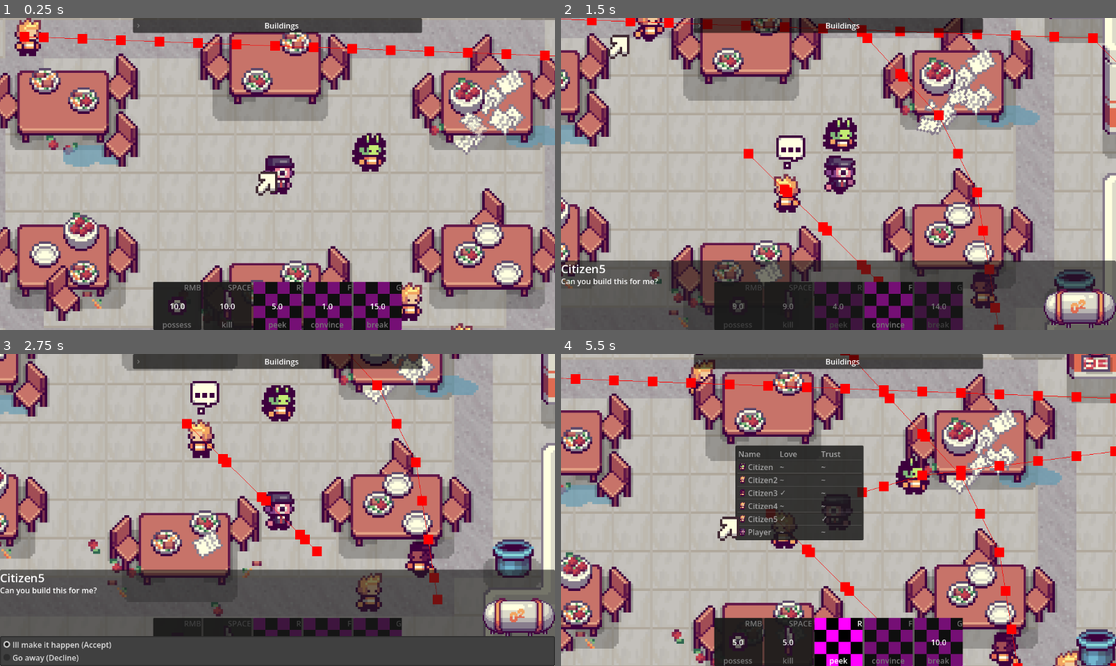
Above: before the commit, frames 1-4 (two rows, left to right).
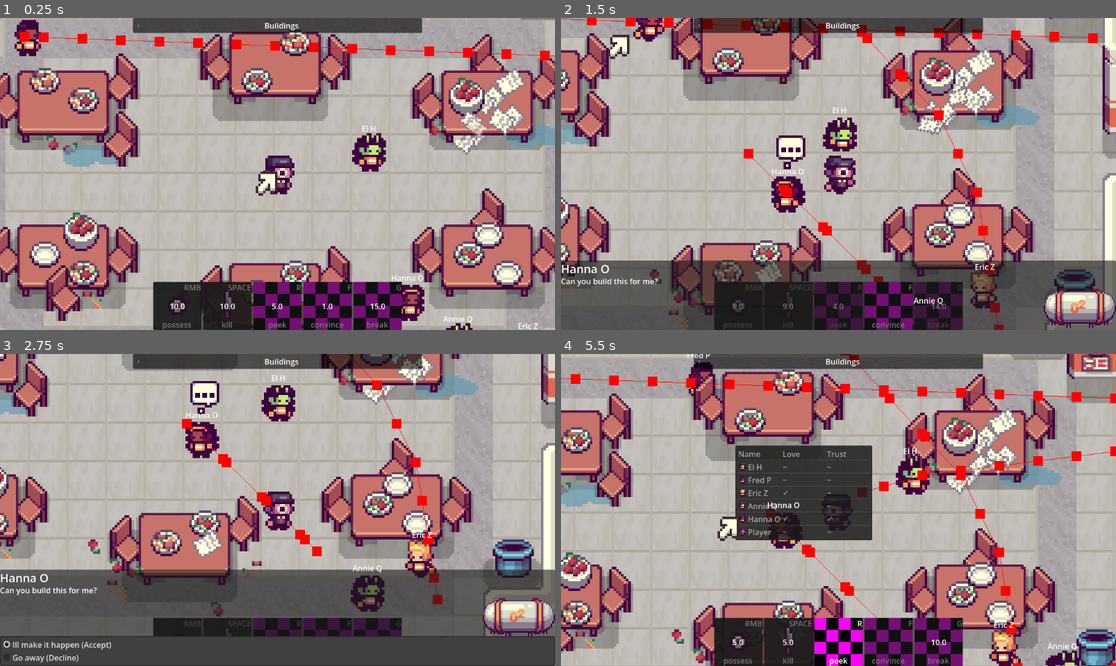
Above: after the commit, the same moments.

Repository: EEGAR1/summer-game-jam
Game: Godot game, scene res://scenes/main.tscn
The game is run twice, just before and just after one commit, with the same random seed, the same clock (stepped at 60 frames per second) and the same inputs. The engine's default icon, where the game draws it, is replaced by a stand-in: a white triangle on a blue panel in a dark square.
Inputs (mouse positions are in pixels of both pictures, inside the frame that each line leads up to):
- Up to frame 1 (0.25 s): no input
- Up to frame 2 (1.5 s): move the mouse to (927, 152) at 0.52 s; hold D (move_right) 0.53-1.28 s; tap G (break) at 0.6 s; move the mouse to (627, 39) at 1.27 s; hold S (move_down) from 1.28 s (still down); tap F (convince) at 1.35 s
- Up to frame 3 (2.75 s): release S (move_down) at 2 s; click "Ill make it happen (Accept)" at 2 s
- Up to frame 4 (5.5 s): click "Ill make it happen (Accept)" at 2.75 s; move the mouse to (982, 559) at 3.52 s; press the mouse at (982, 559) at 3.53 s; hold D (move_right) 3.53-4.28 s; move the mouse to (977, 591) at 4.27 s; release the mouse at (977, 591) at 4.28 s; hold W (move_up) 4.28-5.03 s; right-click (977, 591) at 4.35 s; move the mouse to (733, 519) at 5.02 s; hold A (move_left) from 5.03 s (still down); hold R (peek) from 5.03 s (still down)

The runs differ from the first frame. In frame 1, 0.7% of the frame differs, in the area x 3-97%, y 0-100%; in frame 2, 0.9%; in frame 3, 1.2%; in frame 4, 2.0%, in the area x 22-94%, y 0-100%.

Commit message:
People names

Diff:
--- a/scenes/classes/person.tscn
+++ b/scenes/classes/person.tscn
@@ -145,6 +145,10 @@
 animation = &"run"
 frame_progress = 0.35062638
 script = ExtResource("2_5rrw4")
+gender_names = Dictionary[int, Array]({
+0: ["Alfred", "Bernie", "Carl", "Eric", "Fred", "Harold", "John", "Larry", "Oliver", "Perry", "Steven"],
+1: ["Annie", "Bella", "Cary", "El", "Hanna", "Iggy", "Jane", "Laura", "Mely", "Sara", "Winnie"]
+})
 
 [node name="CollisionShape2D" type="CollisionShape2D" parent="." unique_id=802108318]
 shape = SubResource("CircleShape2D_xugy6")
--- a/scenes/main.tscn
+++ b/scenes/main.tscn
@@ -161,20 +161,25 @@
 
 [node name="Node2D" type="Node2D" unique_id=343001479]
 
-[node name="Citizen" parent="." unique_id=1228245065 instance=ExtResource("1_tbgi4")]
+[node name="Citizen" parent="." unique_id=1228245065 node_paths=PackedStringArray("control_parent") instance=ExtResource("1_tbgi4")]
 position = Vector2(1127, 151)
-
-[node name="Citizen2" parent="." unique_id=664325087 instance=ExtResource("1_tbgi4")]
+control_parent = NodePath("../UI/Window")
+
+[node name="Citizen2" parent="." unique_id=664325087 node_paths=PackedStringArray("control_parent") instance=ExtResource("1_tbgi4")]
 position = Vector2(984, 103)
-
-[node name="Citizen3" parent="." unique_id=961311435 instance=ExtResource("1_tbgi4")]
+control_parent = NodePath("../UI/Window")
+
+[node name="Citizen3" parent="." unique_id=961311435 node_paths=PackedStringArray("control_parent") instance=ExtResource("1_tbgi4")]
 position = Vector2(1193, 233)
-
-[node name="Citizen4" parent="." unique_id=1215606505 instance=ExtResource("1_tbgi4")]
+control_parent = NodePath("../UI/Window")
+
+[node name="Citizen4" parent="." unique_id=1215606505 node_paths=PackedStringArray("control_parent") instance=ExtResource("1_tbgi4")]
 position = Vector2(1164, 230)
-
-[node name="Citizen5" parent="." unique_id=1719604961 instance=ExtResource("1_tbgi4")]
+control_parent = NodePath("../UI/Window")
+
+[node name="Citizen5" parent="." unique_id=1719604961 node_paths=PackedStringArray("control_parent") instance=ExtResource("1_tbgi4")]
 position = Vector2(1143, 213)
+control_parent = NodePath("../UI/Window")
 
 [node name="IdlePOI" parent="." unique_id=1156854468 instance=ExtResource("2_j8jky")]
 position = Vector2(1119, 91)
--- a/scenes/people/citizen.tscn
+++ b/scenes/people/citizen.tscn
@@ -28,6 +28,7 @@
 
 [node name="Icon" parent="." index="0" unique_id=1980460130]
 options = Array[SpriteFrames]([ExtResource("2_5gt71"), ExtResource("3_xdauo"), ExtResource("4_e2i7i"), ExtResource("5_yj4cy"), ExtResource("6_n2hx6"), ExtResource("7_g1ei6"), ExtResource("8_jbnel"), ExtResource("9_caxg1"), ExtResource("10_rvppo"), ExtResource("11_72hwm")])
+genders = Array[int]([0, 0, 0, 0, 0, 1, 1, 1, 1, 1])
 
 [node name="ActionManager" type="Node2D" parent="." index="3" unique_id=1036402641]
 script = ExtResource("2_kd2ci")
--- a/scenes/people/engineer.tscn
+++ b/scenes/people/engineer.tscn
@@ -26,6 +26,7 @@
 sprite_frames = ExtResource("2_x65q2")
 frame_progress = 0.0
 options = Array[SpriteFrames]([ExtResource("2_x65q2"), ExtResource("3_uvsk2"), ExtResource("4_lg4eh"), ExtResource("5_iphem"), ExtResource("6_jcj2m")])
+genders = Array[int]([1, 1, 0, 1, 0, 0])
 
 [node name="ActionManager" type="Node2D" parent="." index="3" unique_id=1036402641]
 script = ExtResource("12_i1igf")
--- a/scripts/person_sprite.gd
+++ b/scripts/person_sprite.gd
@@ -1,10 +1,15 @@
 extends AnimatedSprite2D
 
 @export var options : Array[SpriteFrames]
+@export var genders : Array[int]
+@export var gender_names : Dictionary[int, Array]
 
 # Called when the node enters the scene tree for the first time.
 func _ready() -> void:
+
 	sprite_frames = options.pick_random()
+	var index = options.find(sprite_frames)
+	get_parent().name = gender_names.get(genders[index]).pick_random() + " " + Array("ABCDEFGHIJKLMNOPQRSTUVWXYZ".split("")).pick_random()
 
 func _process(delta: float) -> void:
 	play(animation)
